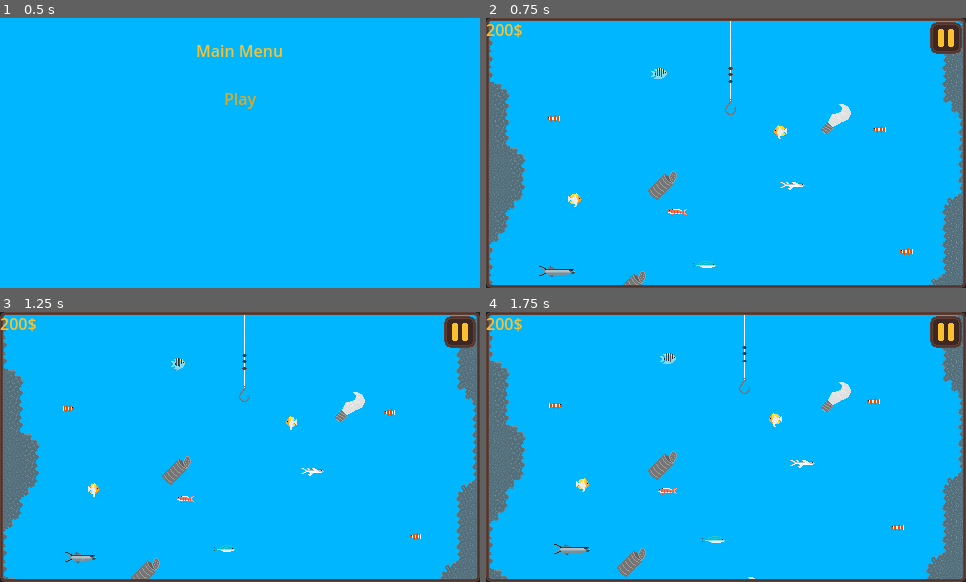
Above: before the commit, frames 1-4 (two rows, left to right).
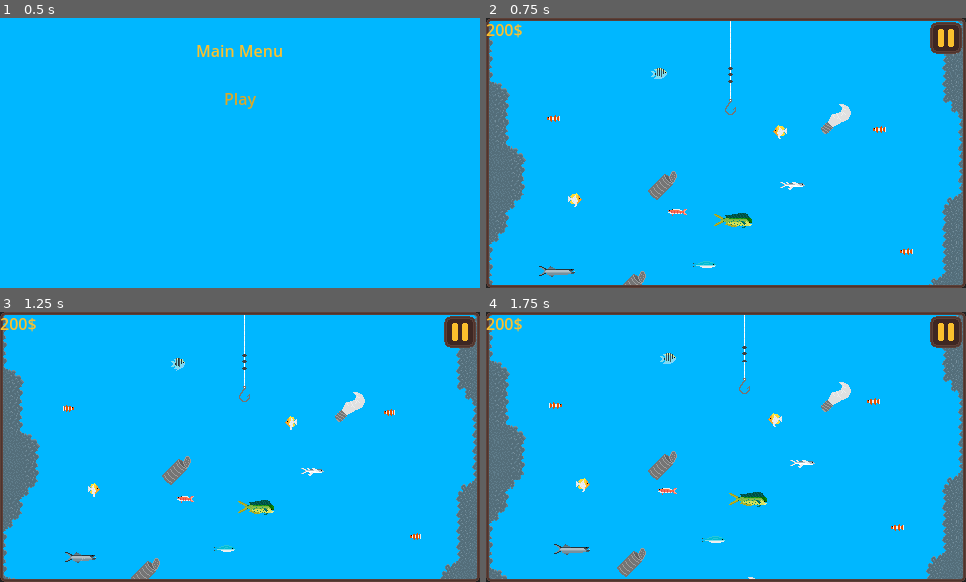
Above: after the commit, the same moments.

Repository: RaddiZeCat/HookLineAndSinkerGodot
Game: Godot game, scene res://Maps/main_menu.tscn
Two runs of this game, one before a commit and one after it. Both use one fixed random seed, a clock stepped at 60 frames per second and the inputs below.
Inputs (mouse positions are in pixels of both pictures, inside the frame that each line leads up to):
- Up to frame 1 (0.5 s): no input
- Up to frame 2 (0.75 s): click "Play" at 0.5 s
- Up to frame 3 (1.25 s): no input
- Up to frame 4 (1.75 s): move the mouse to (831, 433) at 1.27 s; press the mouse at (831, 433) at 1.28 s; hold D (move_right) from 1.28 s (still down)

Frame 1 is identical in both runs. In frame 2, 0.3% of the frame differs, in the area x 47-56%, y 72-78%; in frame 3, 0.3%; in frame 4, 0.3%.

Commit message:
one more lvl 2 at top

Diff:
--- a/Maps/ocean_scene.tscn
+++ b/Maps/ocean_scene.tscn
@@ -363,6 +363,12 @@
 }
 point_count = 5
 
+[sub_resource type="Curve2D" id="Curve2D_nyl24"]
+_data = {
+"points": PackedVector2Array(0, 0, 0, 0, 126, 138, 0, 0, 0, 0, 192, 136, 0, 0, 0, 0, 175, 179, 0, 0, 0, 0, 101, 149, 0, 0, 0, 0, 126, 138)
+}
+point_count = 5
+
 [node name="OceanScene" type="Node2D"]
 process_mode = 1
 script = ExtResource("1_i2hc8")
@@ -1771,6 +1777,21 @@
 [node name="PathFollow2D" type="PathFollow2D" parent="Fish&Paths/Humphead2/Path2D"]
 position = Vector2(-38, 1391)
 rotation = -0.337559
+
+[node name="Mahi3" type="Node" parent="Fish&Paths"]
+
+[node name="Clownfish" parent="Fish&Paths/Mahi3" node_paths=PackedStringArray("PathPoint") instance=ExtResource("36_w3sw8")]
+position = Vector2(127, 137)
+PathPoint = NodePath("../Path2D/PathFollow2D")
+
+[node name="Path2D" type="Path2D" parent="Fish&Paths/Mahi3"]
+curve = SubResource("Curve2D_nyl24")
+script = ExtResource("5_w1pj5")
+speed = 15.0
+
+[node name="PathFollow2D" type="PathFollow2D" parent="Fish&Paths/Mahi3/Path2D"]
+position = Vector2(126, 138)
+rotation = -0.0302938
 
 [connection signal="pressed" from="Camera2D/Control/ButtonPause" to="." method="_on_button_pause_pressed"]
 [connection signal="pressed" from="Camera2D/Control/Menu Paused/ButtonUnpause" to="." method="_on_button_unpause_pressed"]
Not shown: 1 places in Maps/ocean_scene.tscn that only renumber resources
